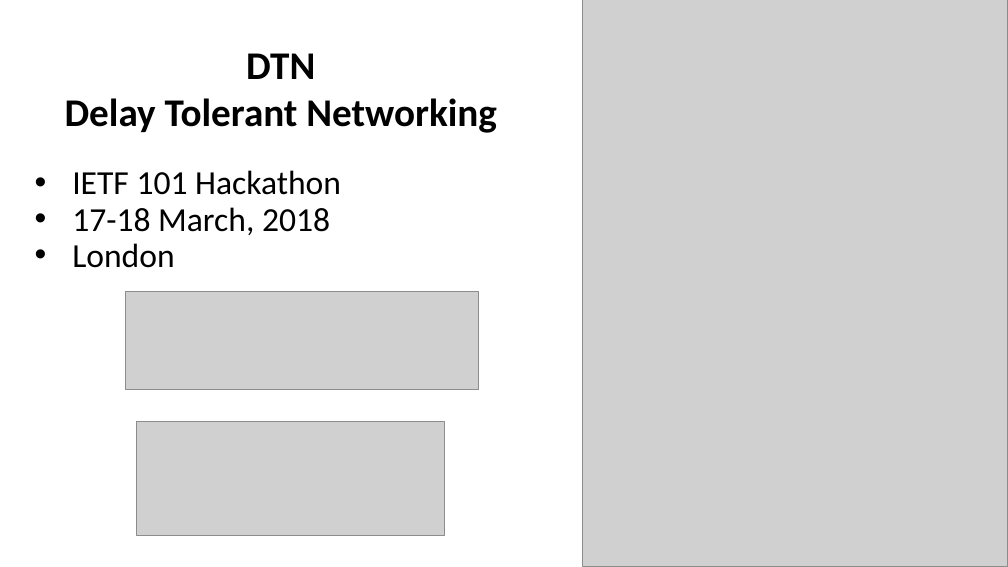
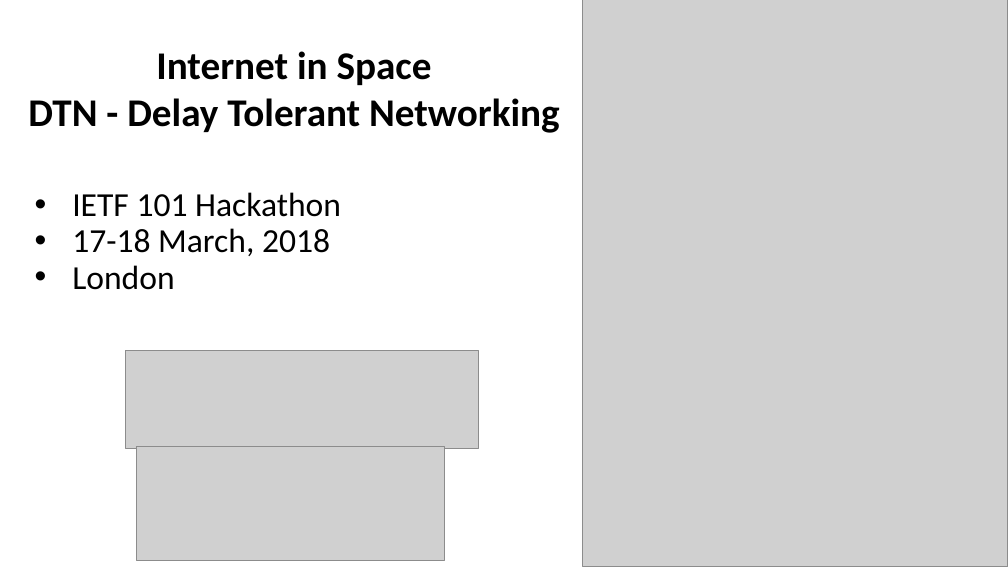
Before and after one commit to IETF-Hackathon/ietf101-project-presentations, a slide deck: slide 1 of DTN/DTN-London-IETF-101.pptx. Drawn at 1008x567 pixels with LibreOffice and Linux fonts; fonts in the diff are those of the drawing; grey boxes stand for pictures. Boxes give left, top, right and bottom in pixels: in the first picture for what was removed or moved away, otherwise in the second. Text is boxed around its words. In the diff, an @@ line names an element or a change of style, - is before the commit and + after.

```diff
--- a/DTN/DTN-London-IETF-101.pptx
+++ b/DTN/DTN-London-IETF-101.pptx
@@ text at [28, 51, 560, 133]: text changed @@
-DTN
-Delay Tolerant Networking
+Internet in Space
+DTN - Delay Tolerant Networking
@@ text "IETF 101 Hackathon": place and size @@
-text "IETF 101 Hackathon" at [72, 170, 341, 268]
+text "IETF 101 Hackathon" at [72, 192, 341, 290]
@@ picture: place and size @@
-picture at [126, 292, 479, 390]
+picture at [126, 351, 479, 449]
@@ picture: place and size @@
-picture at [137, 421, 445, 535]
+picture at [137, 447, 445, 560]
```
Also in this commit, not shown: 1 other file.
